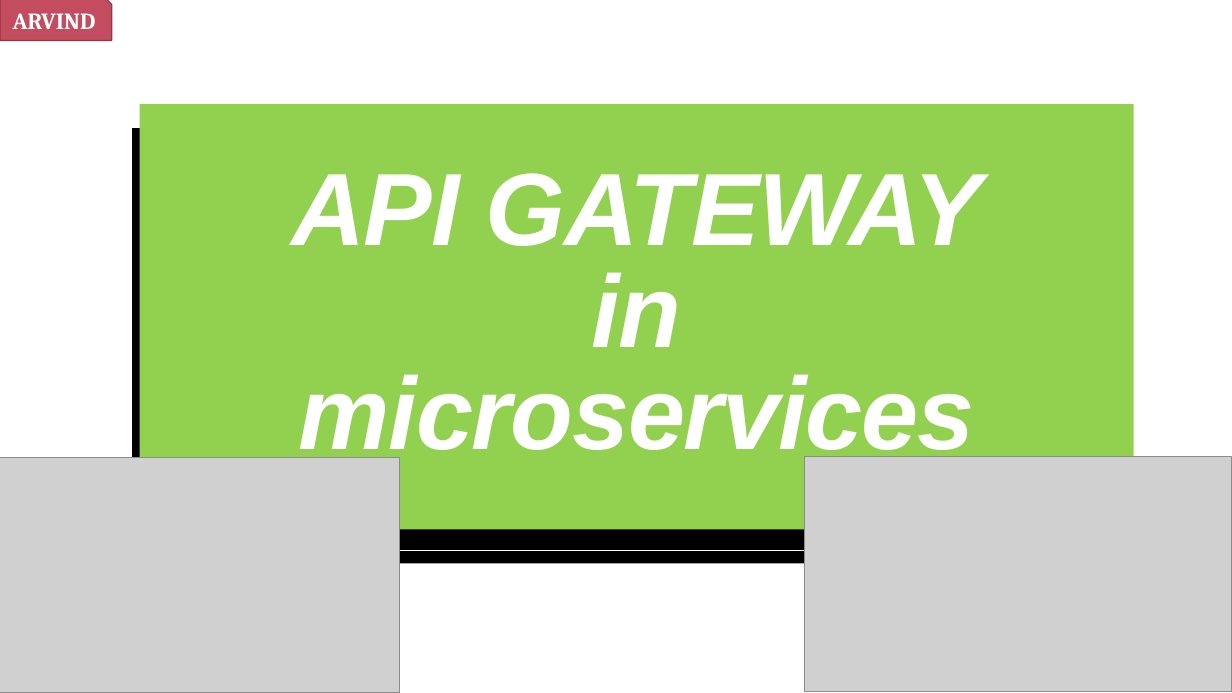
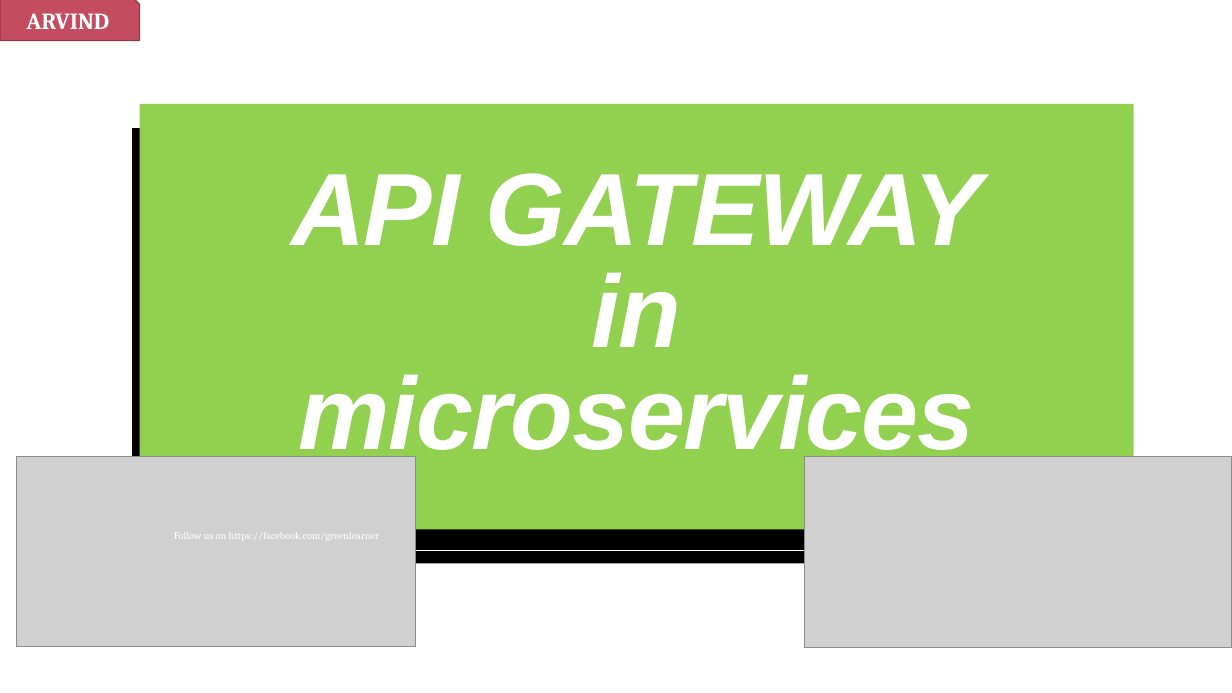
Before and after one commit to codefarm0/ApiGateway, a slide deck: slide 1 of API GATEWAY.pptx. Drawn at 1232x693 pixels with LibreOffice and Linux fonts; fonts in the diff are those of the drawing; grey boxes stand for pictures; background and template pictures are left out. Boxes give left, top, right and bottom in pixels: in the first picture for what was removed or moved away, otherwise in the second. Text is boxed around its words. In the diff, an @@ line names an element or a change of style, - is before the commit and + after.

Commit message:
adding zuul api gateway and supporting services

```diff
--- a/API GATEWAY.pptx
+++ b/API GATEWAY.pptx
@@ snip rect "ARVIND" resized from (x1=0, y1=0, x2=112, y2=41) to (x1=0, y1=0, x2=140, y2=41) @@
@@ picture resized from (x1=0, y1=457, x2=399, y2=693) to (x1=17, y1=457, x2=416, y2=647) @@
@@ picture resized from (x1=804, y1=457, x2=1232, y2=692) to (x1=804, y1=457, x2=1232, y2=648) @@
@@ text added at (x1=174, y1=529, x2=380, y2=542), 8 pt, text #FFFFFF @@
+Follow us on https://facebook.com/greenlearner
```
Also in this commit, not shown: 11 other slides changed, 1 slide added, 43 other files.
